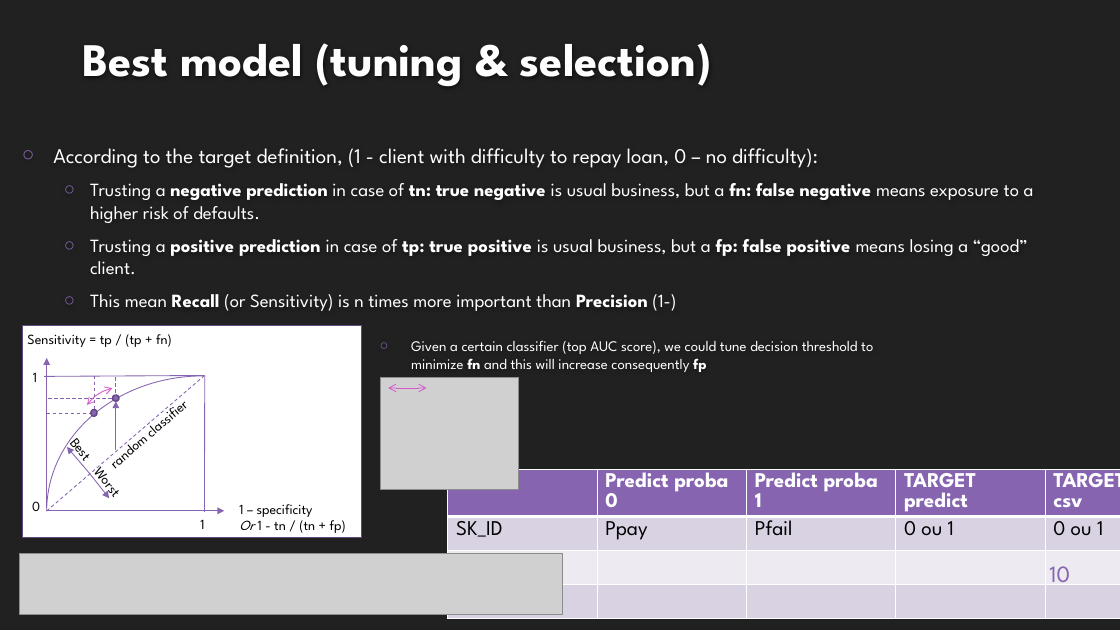
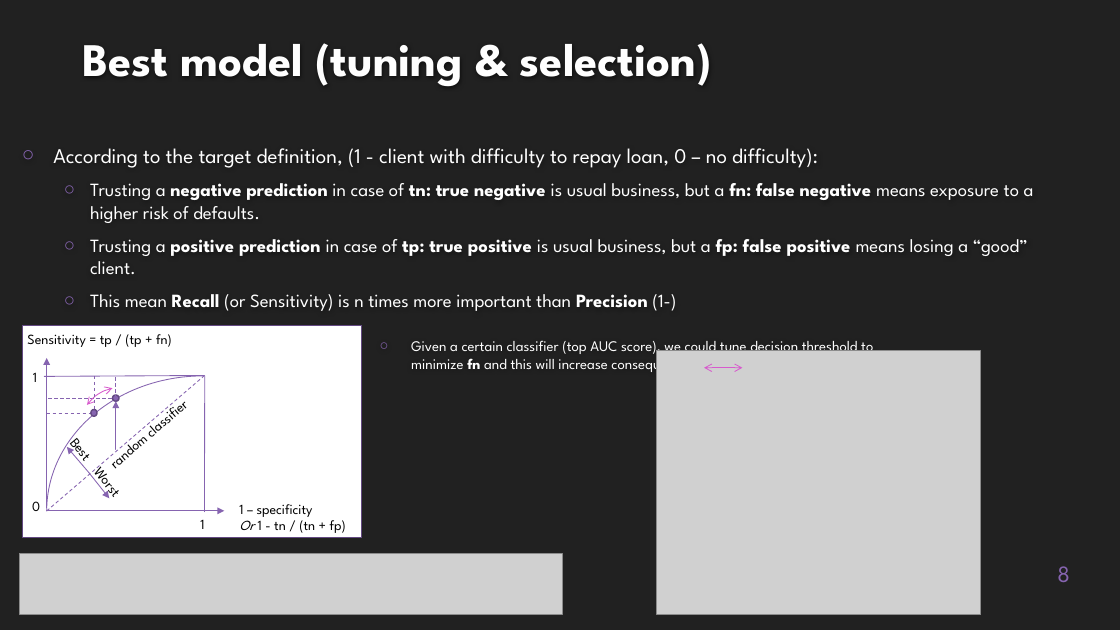
Before and after one commit to EtienneLardeur/P7_Scoring, a slide deck: slide 8 of P7_Support.pptx (slide 10 before the commit). Drawn at 1120x630 pixels with LibreOffice and Linux fonts; fonts in the diff are those of the drawing; grey boxes stand for pictures; background and template pictures are left out. Boxes give left, top, right and bottom in pixels: in the first picture for what was removed or moved away, otherwise in the second. Text is boxed around its words. In the diff, an @@ line names an element or a change of style, - is before the commit and + after.

Commit message:
Update P7_Support.pptx
table of contents : first draft

```diff
--- a/P7_Support.pptx
+++ b/P7_Support.pptx
@@ picture: place and size @@
-picture at (381, 377, 519, 489)
+picture at (657, 351, 981, 615)
@@ double arrow moved from (388, 388) - (427, 388) to (704, 368) - (743, 368) @@
@@ table removed at (448, 469, 1120, 630), 4 rows, 5 columns @@
- | Predict proba 0 | Predict proba 1 | TARGET predict | TARGET / csv
-SK_ID | Ppay | Pfail | 0 ou 1 | 0 ou 1
- |  |  |  | 
- |  |  |  | 
@@ page number at (1057, 566, 1070, 582): text changed @@
-10
+8
```
Also in this commit, not shown: 3 other slides changed, 2 slides added, 1 slide removed.
